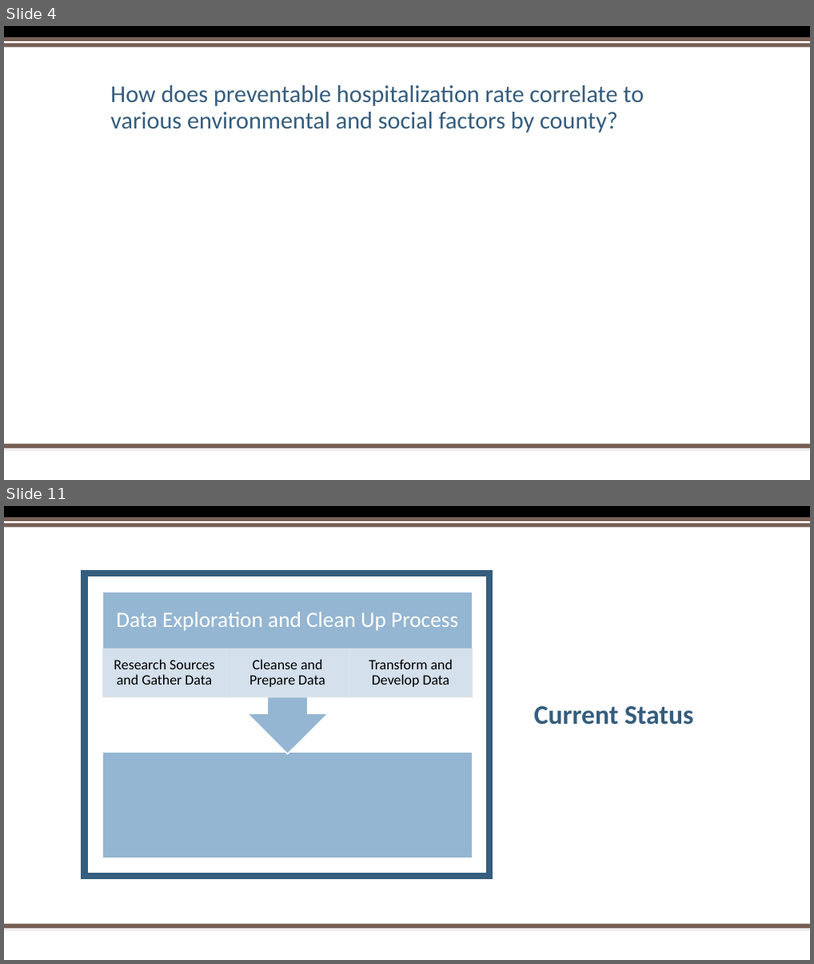
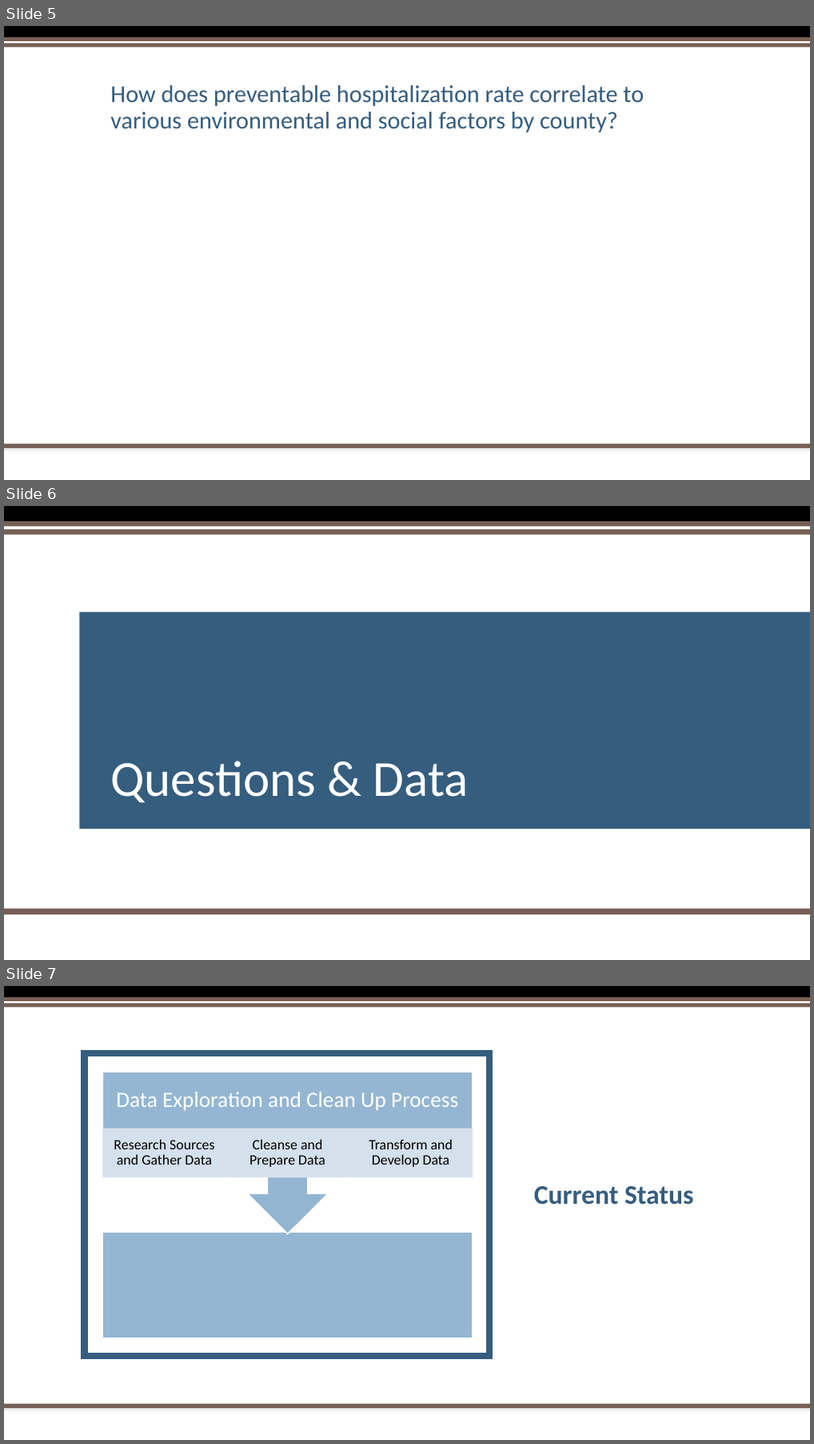
Before and after one commit to hbielser/FourLoopers.CityProject1, a slide deck: Project One PowerPoint Presentation 2.pptx. Shown one above the other, each under a label of ours: slides 4 and 11 before the commit, slides 5, 6 and 7 after it; the slides between them are not shown. The pictures are 814x964 and 814x1444 pixels, drawn with LibreOffice and Linux fonts; fonts in the diff are those of the drawing; background and template pictures are left out. Boxes give left, top, right and bottom in pixels: in the first picture for what was removed or moved away, otherwise in the second. Text is boxed around its words. In the diff, an @@ line names an element or a change of style, - is before the commit and + after.

```diff
--- a/Project One PowerPoint Presentation 2.pptx
+++ b/Project One PowerPoint Presentation 2.pptx
@@ slide 6 added at [4,506,810,960], background #FFFFFF @@
@@ rectangle added at [4,506,810,521], fill #000000 @@
@@ rectangle added at [4,521,810,535], fill #775F55 @@
@@ rectangle added at [4,527,810,529], fill #FFFFFF @@
@@ rectangle added at [80,612,810,828], fill #355D7E @@
@@ title added at [110,760,469,803], 60 pt, text #FFFFFF @@
+Questions & Data
@@ rectangle added at [4,908,810,915], fill #775F55 @@
@@ rectangle added at [4,914,810,916], fill #FFFFFF @@
@@ what was slide 4 is now slide 5 @@
@@ what was slide 11 is now slide 7 @@
```
Also in this commit, not shown: 2 slides changed, 8 other slides added, 3 slides removed, 17 other files.
